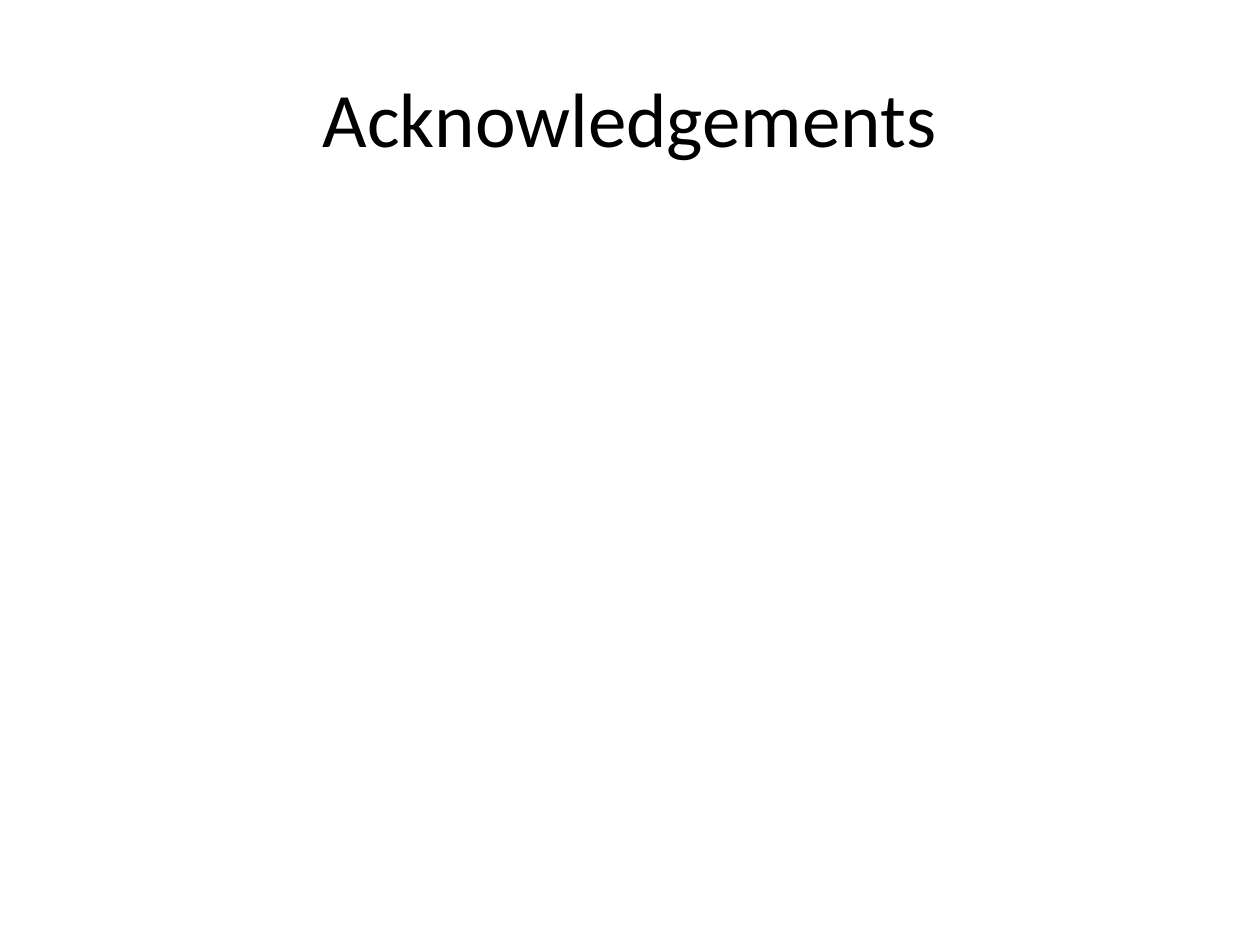
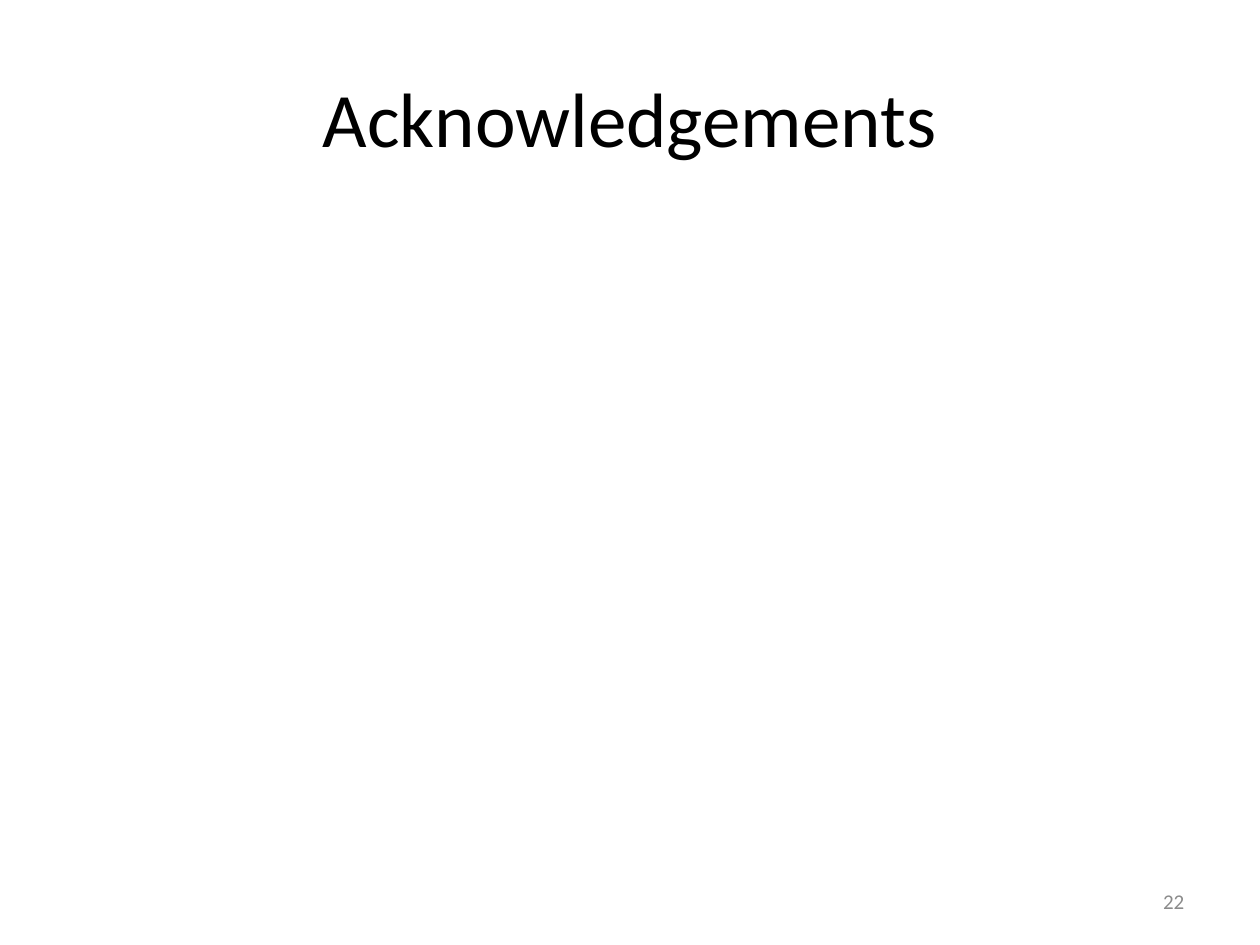
Before and after one commit to ryanjulian/manuscript-aamas2013, a slide deck: slide 22 of presentation/AAMAS_2013.pptx. Drawn at 1260x945 pixels with LibreOffice and Linux fonts; fonts in the diff are those of the drawing. Boxes give left, top, right and bottom in pixels: in the first picture for what was removed or moved away, otherwise in the second. Text is boxed around its words. In the diff, an @@ line names an element or a change of style, - is before the commit and + after.

```diff
--- a/presentation/AAMAS_2013.pptx
+++ b/presentation/AAMAS_2013.pptx
@@ page number added at box(1163, 895, 1184, 909), 12 pt, text #8C8C8C @@
+22
```
Also in this commit, not shown: 20 other slides changed, 2 slides added, 2 slides removed, 1 other file.
